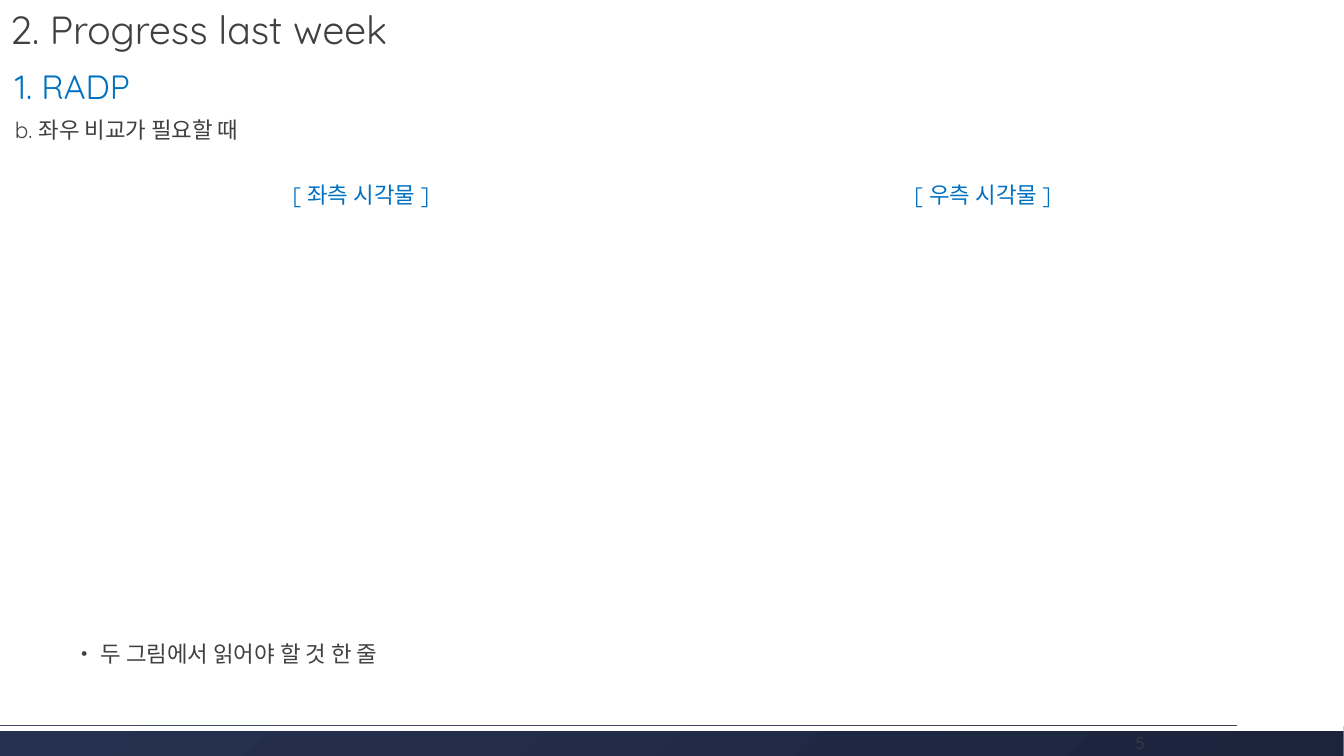
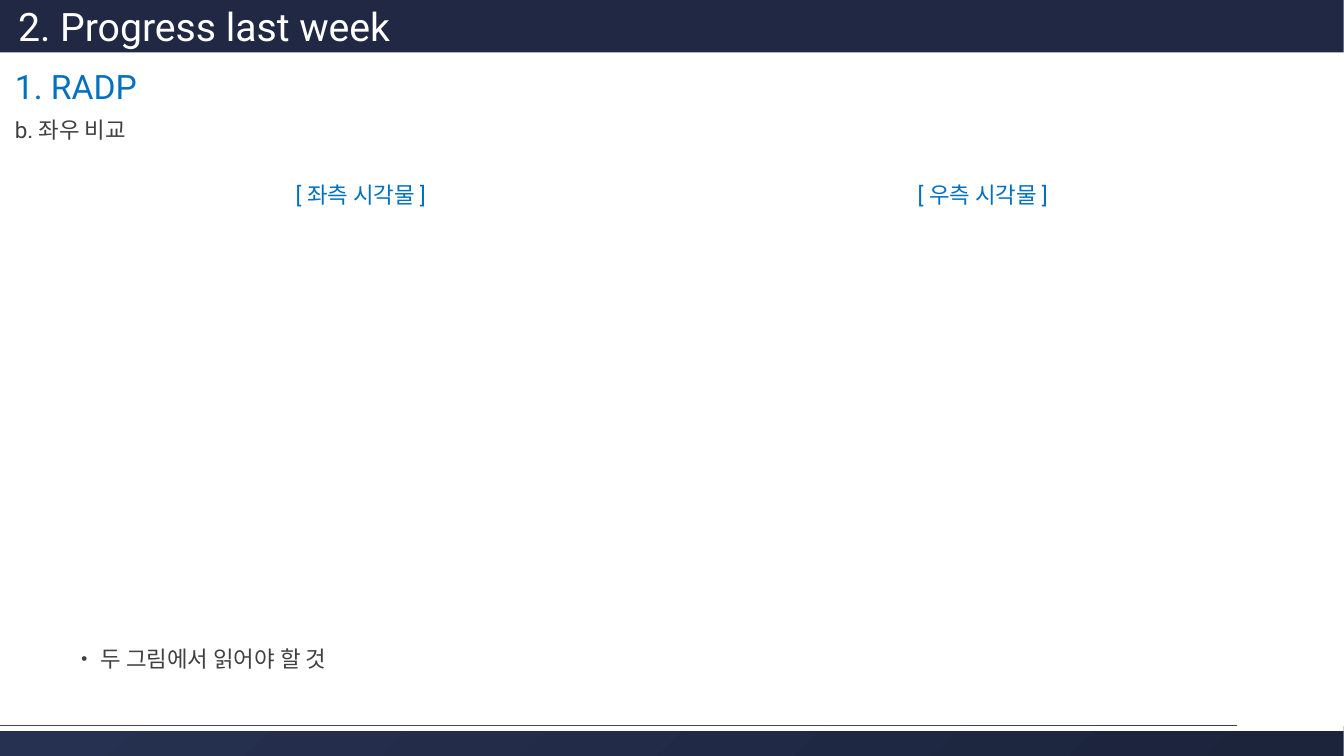
Before and after one commit to hjkim24/RADP, a slide deck: slide 5 of ppt/template/radp-progress-template.pptx. Drawn at 1344x756 pixels with LibreOffice and Linux fonts; fonts in the diff are those of the drawing. Boxes give left, top, right and bottom in pixels: in the first picture for what was removed or moved away, otherwise in the second. Text is boxed around its words. In the diff, an @@ line names an element or a change of style, - is before the commit and + after.

```diff
--- a/ppt/template/radp-progress-template.pptx
+++ b/ppt/template/radp-progress-template.pptx
@@ rectangle "2. Progress last week": place and size @@
-rectangle "2. Progress last week" at (10,15,387,52)
+rectangle "2. Progress last week" at (0,0,1344,52)
@@ rectangle "2. Progress last week" at (0,0,1344,52): font Quicksand to Roboto, text colour #404040 to #FFFFFF; fill none to #202843 @@
@@ text at (15,119,126,140): text changed; font Quicksand to Roboto @@
-b. 좌우 비교가 필요할 때
+b. 좌우 비교
@@ font Quicksand to Roboto in 3 elements at (15,75,137,99), (307,184,415,205), (929,184,1037,205) @@
@@ text at (101,648,327,669): text changed; font Quicksand to Roboto @@
-• 두 그림에서 읽어야 할 것 한 줄
+• 두 그림에서 읽어야 할 것
@@ text removed at (1136,730,1145,755) @@
-5
```
Also in this commit, not shown: 6 other slides changed, 1 slide added, 1 slide removed, 11 other files.
